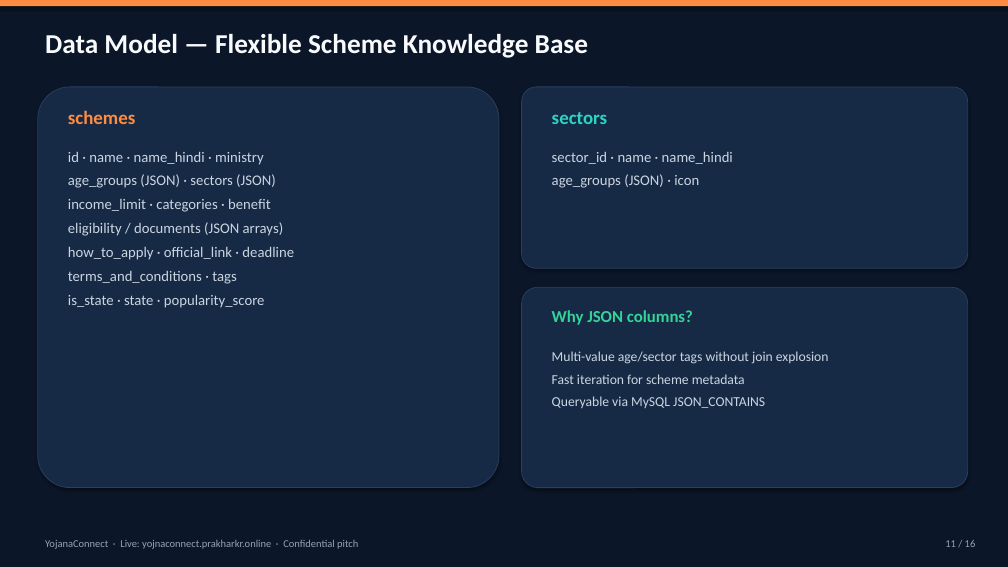
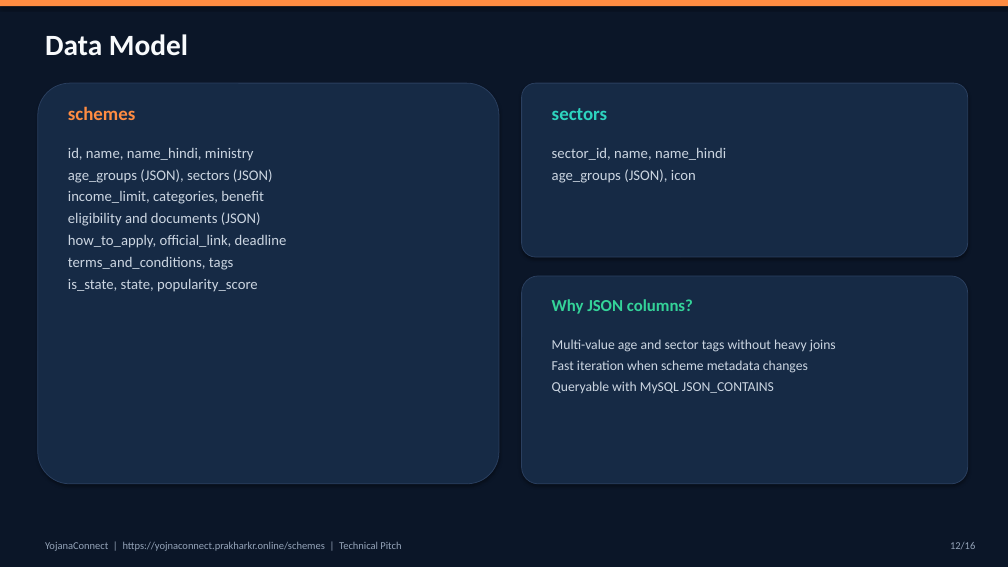
Before and after one commit to pawani-2502/YOJNA-CONNECT, a slide deck: slide 12 of pitch/YojnaConnect-TechPitch.pptx (slide 11 before the commit). Drawn at 1008x567 pixels with LibreOffice and Linux fonts; fonts in the diff are those of the drawing. Boxes give left, top, right and bottom in pixels: in the first picture for what was removed or moved away, otherwise in the second. Text is boxed around its words. In the diff, an @@ line names an element or a change of style, - is before the commit and + after.

```diff
--- a/pitch/YojnaConnect-TechPitch.pptx
+++ b/pitch/YojnaConnect-TechPitch.pptx
@@ text at (45, 34, 188, 56): text changed; size 26 to 28 pt @@
-Data Model — Flexible Scheme Knowledge Base
+Data Model
@@ 2 texts, 1 rounded rectangle: place and size @@
-2 texts, 1 rounded rectangle at (38, 87, 607, 488)
+2 texts, 1 rounded rectangle at (38, 83, 607, 484)
@@ rounded rectangle: place and size @@
-rounded rectangle at (522, 87, 968, 268)
+rounded rectangle at (522, 83, 968, 257)
@@ text at (68, 148, 287, 292): text changed @@
-id · name · name_hindi · ministry
-age_groups (JSON) · sectors (JSON)
-income_limit · categories · benefit
-eligibility / documents (JSON arrays)
-how_to_apply · official_link · deadline
-terms_and_conditions · tags
-is_state · state · popularity_score
+id, name, name_hindi, ministry
+age_groups (JSON), sectors (JSON)
+income_limit, categories, benefit
+eligibility and documents (JSON)
+how_to_apply, official_link, deadline
+terms_and_conditions, tags
+is_state, state, popularity_score
@@ text at (552, 148, 726, 183): text changed @@
-sector_id · name · name_hindi
-age_groups (JSON) · icon
+sector_id, name, name_hindi
+age_groups (JSON), icon
@@ rounded rectangle: place and size @@
-rounded rectangle at (522, 287, 968, 488)
+rounded rectangle at (522, 276, 968, 484)
@@ text "Why JSON columns?": place and size @@
-text "Why JSON columns?" at (552, 310, 693, 325)
+text "Why JSON columns?" at (552, 299, 693, 314)
@@ text at (552, 339, 836, 393): text changed @@
-Multi-value age/sector tags without join explosion
-Fast iteration for scheme metadata
-Queryable via MySQL JSON_CONTAINS
+Multi-value age and sector tags without heavy joins
+Fast iteration when scheme metadata changes
+Queryable with MySQL JSON_CONTAINS
@@ text at (45, 542, 401, 551): text changed @@
-YojanaConnect · Live: yojnaconnect.prakharkr.online · Confidential pitch
+YojanaConnect | https://yojnaconnect.prakharkr.online/schemes | Technical Pitch
@@ text at (950, 542, 975, 549): text changed @@
-11 / 16
+12/16
```
Also in this commit, not shown: 14 other slides changed, 1 slide added, 1 slide removed, 1 other file.
